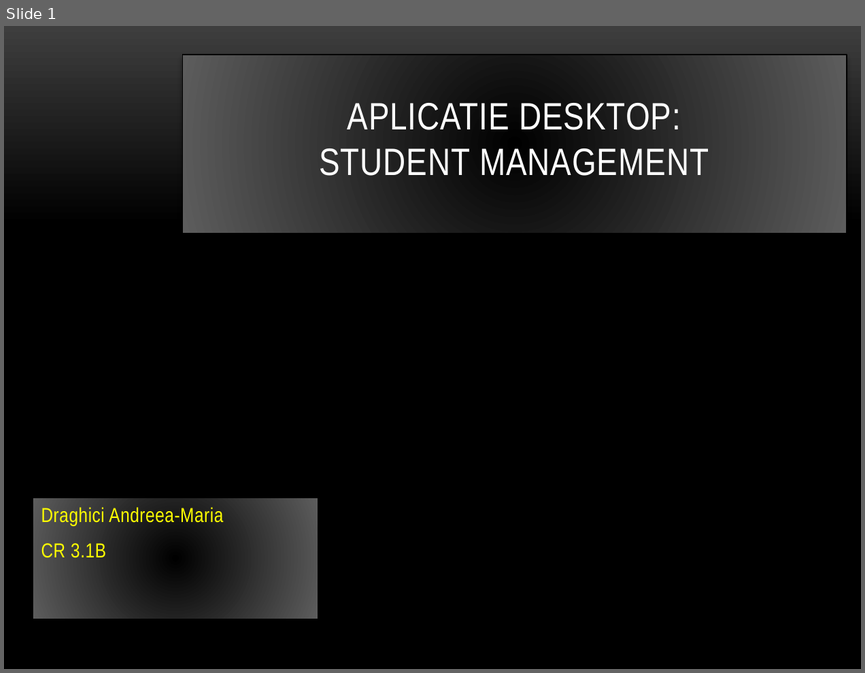
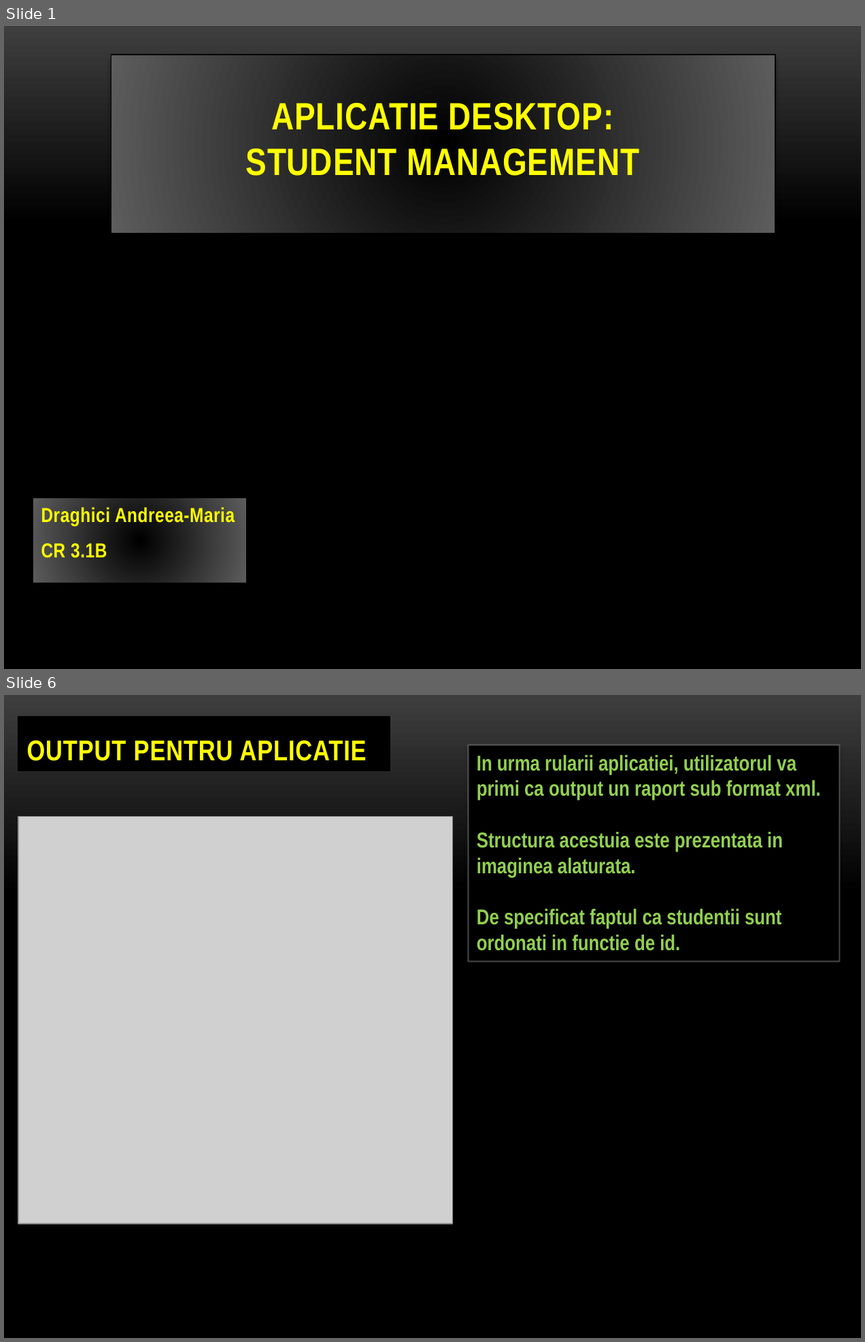
Before and after one commit to AndreeaDraghici/Student-Management-Application, a slide deck: src/resources/StudentManagementApplication-DraghiciAndreeaMaria-CR3.1B.pptx. Shown one above the other, each under a label of ours: slide 1 before the commit, slides 1 and 6 after it; the slides between them are not shown. The pictures are 865x673 and 865x1342 pixels, drawn with LibreOffice and Linux fonts; fonts in the diff are those of the drawing; grey boxes stand for pictures; background and template pictures are left out. Boxes give left, top, right and bottom in pixels: in the first picture for what was removed or moved away, otherwise in the second. Text is boxed around its words. In the diff, an @@ line names an element or a change of style, - is before the commit and + after.

```diff
--- a/src/resources/StudentManagementApplication-DraghiciAndreeaMaria-CR3.1B.pptx
+++ b/src/resources/StudentManagementApplication-DraghiciAndreeaMaria-CR3.1B.pptx
@@ slide 6 added at <box>4,695,861,1338</box>, background picture (left out) @@
@@ title added at <box>18,717,390,770</box>, fill #000000, outline #000000 0.85 pt, 24 pt, text #FFFF00, bold @@
+OUTPUT PENTRU APLICATIE
@@ rectangle added at <box>468,745,839,961</box>, fill #000000, outline #FFFFFF 1.2 pt, 18 pt, text #92D050, bold @@
+In urma rularii aplicatiei, utilizatorul va primi ca output un raport sub format xml.
+Structura acestuia este prezentata in imaginea alaturata.
+De specificat faptul ca studentii sunt ordonati in functie de id.
@@ picture added at <box>18,817,453,1223</box> @@
@@ slide 1 changed as well @@
@@ title "APLICATIE DESKTOP: STUDENT MANAGEMENT": place and size @@
-title "APLICATIE DESKTOP: STUDENT MANAGEMENT" at <box>182,55,847,233</box>
+title "APLICATIE DESKTOP: STUDENT MANAGEMENT" at <box>111,55,775,233</box>
@@ title "APLICATIE DESKTOP: STUDENT MANAGEMENT" at <box>111,55,775,233</box>: text colour #FFFFFF to #FFFF00, bold on @@
@@ subtitle "Draghici Andreea-Maria": place and size @@
-subtitle "Draghici Andreea-Maria" at <box>33,497,317,619</box>
+subtitle "Draghici Andreea-Maria" at <box>33,497,247,583</box>
@@ subtitle "Draghici Andreea-Maria" at <box>33,497,247,583</box>: bold on @@
```
Also in this commit, not shown: 4 other slides changed, 1 other slide added, 1 other file.
